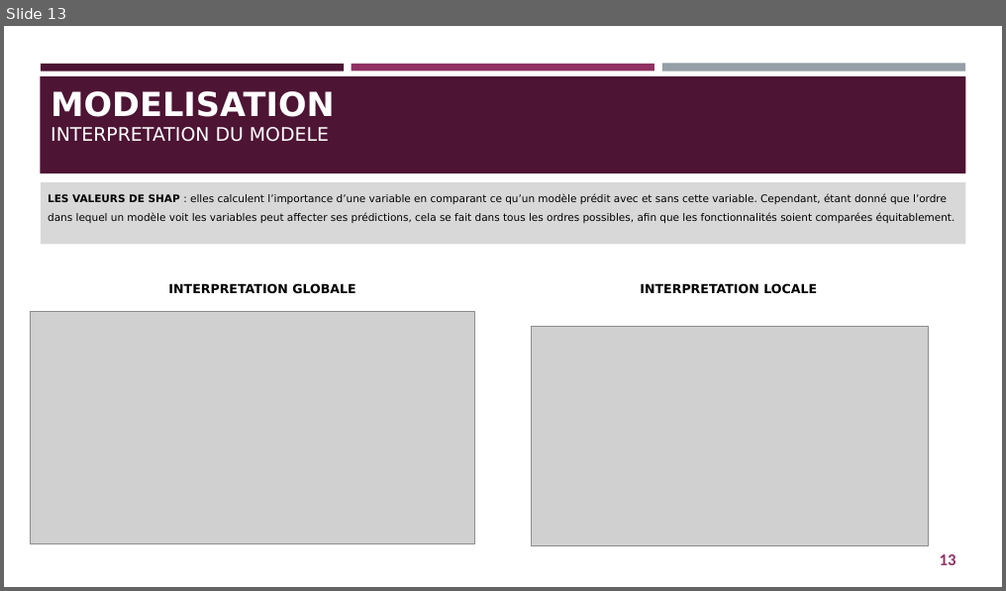
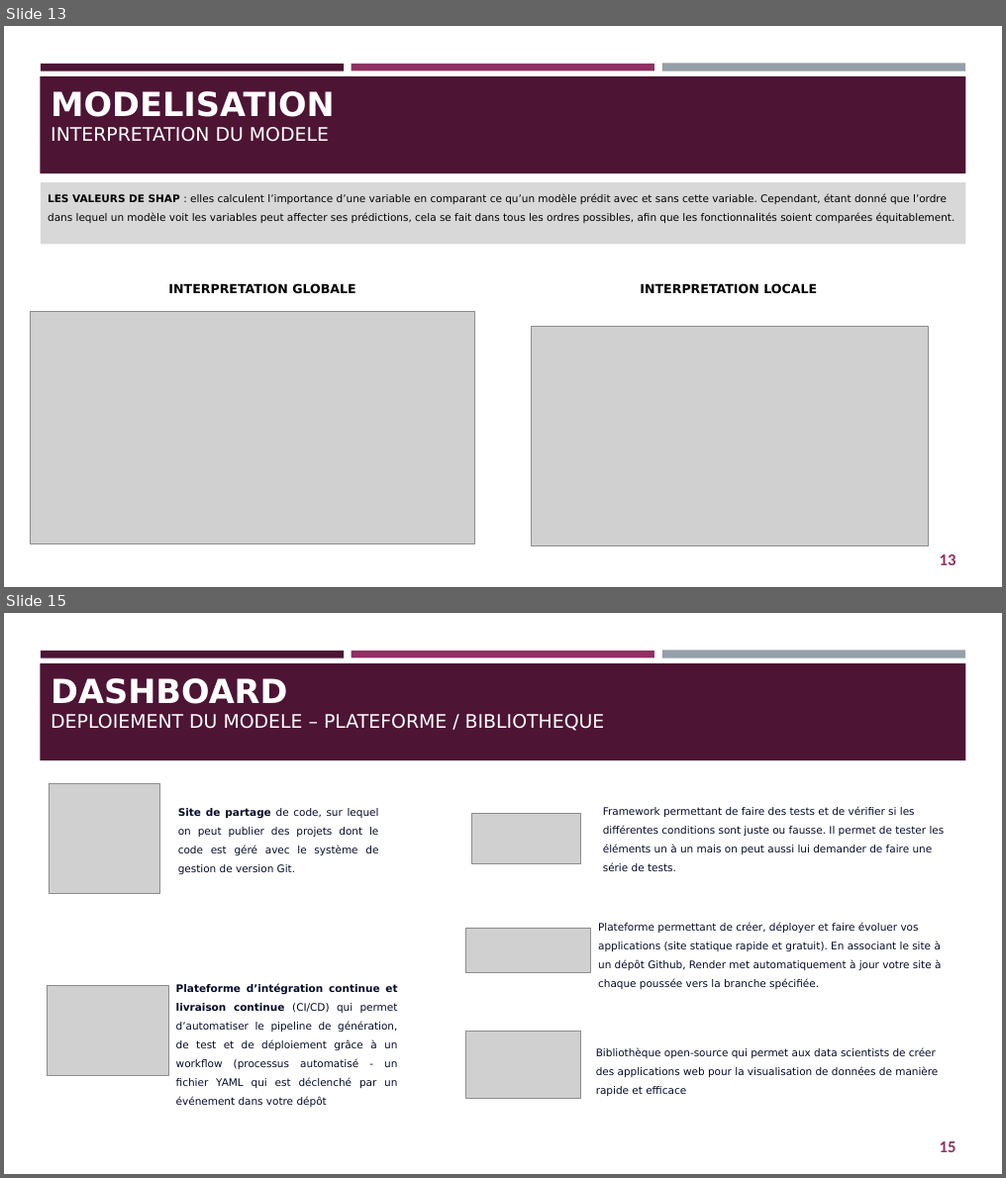
Before and after one commit to helene1219/PROJET_7_BIS_MODELISATION, a slide deck: Projet7_Support_Présentation.pptx. Shown one above the other, each under a label of ours: slide 13 before the commit, slides 13 and 15 after it; the slides between them are not shown. The pictures are 1006x591 and 1006x1178 pixels, drawn with LibreOffice and Linux fonts; fonts in the diff are those of the drawing; grey boxes stand for pictures. Boxes give left, top, right and bottom in pixels: in the first picture for what was removed or moved away, otherwise in the second. Text is boxed around its words. In the diff, an @@ line names an element or a change of style, - is before the commit and + after.

```diff
--- a/Projet7_Support_Présentation.pptx
+++ b/Projet7_Support_Présentation.pptx
@@ slide 15 added at [4, 613, 1002, 1174], background #FFFFFF; not listed: 4 template elements that a slide beside it also shows @@
@@ title added at [51, 678, 605, 731], 18 pt, text #FFFFFF @@
+DASHBOARD
+DEPLOIEMENT DU MODELE – PLATEFORME / BIBLIOTHEQUE
@@ picture added at [49, 783, 160, 894] @@
@@ text added at [178, 808, 379, 874], 10 pt, text #040C28 @@
+Site de partage de code, sur lequel on peut publier des projets dont le code est géré avec le système de gestion de version Git.
@@ picture added at [472, 814, 580, 863] @@
@@ text added at [603, 807, 944, 871], 10 pt, text #040C28 @@
+Framework permettant de faire des tests et de vérifier si les différentes conditions sont juste ou fausse. Il permet de tester les éléments un à un mais on peut aussi lui demander de faire une série de tests.
@@ picture added at [466, 928, 591, 972] @@
@@ text added at [598, 923, 941, 989], 10 pt, text #040C28 @@
+Plateforme permettant de créer, déployer et faire évoluer vos applications (site statique rapide et gratuit). En associant le site à un dépôt Github, Render met automatiquement à jour votre site à chaque poussée vers la branche spécifiée.
@@ picture added at [47, 986, 168, 1075] @@
@@ text added at [176, 984, 398, 1107], 10 pt, text #040C28 @@
+Plateforme d’intégration continue et livraison continue (CI/CD) qui permet d’automatiser le pipeline de génération, de test et de déploiement grâce à un workflow (processus automatisé - un fichier YAML qui est déclenché par un événement dans votre dépôt
@@ picture added at [466, 1032, 580, 1099] @@
@@ text added at [596, 1049, 938, 1096], 10 pt, text #040C28 @@
+Bibliothèque open-source qui permet aux data scientists de créer des applications web pour la visualisation de données de manière rapide et efficace
@@ page number added at [940, 1142, 956, 1153], 16 pt, text #903163, bold @@
+15
```
Also in this commit, not shown: 5 slides changed, 1 other slide added, 3 slides removed, 1 other file.
